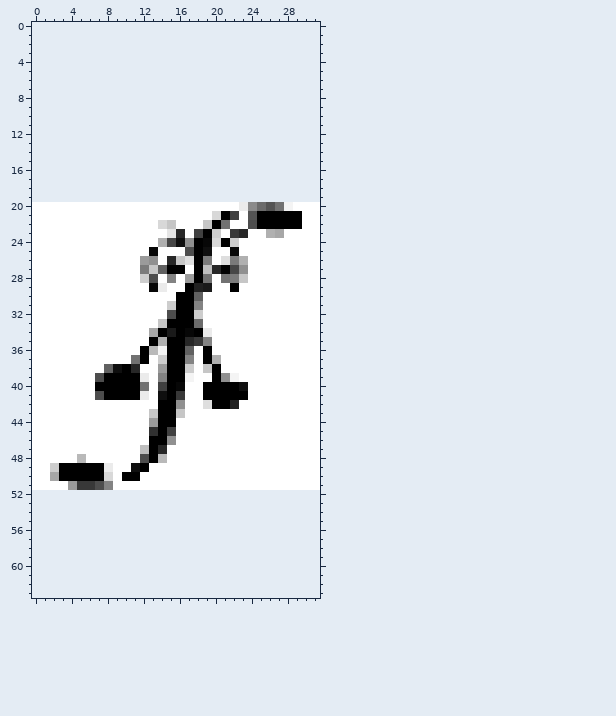
Pixel-art sprite -- Mapa Betas/Beta 1/Main/Main/Imagenes/enemigo1.png. The picture above is the old version.
The file is 32x32 pixels. Colours within 5 levels of each other are drawn and written as one. The old version is drawn lined up with the new one, on the new canvas.
The same view after the edit:
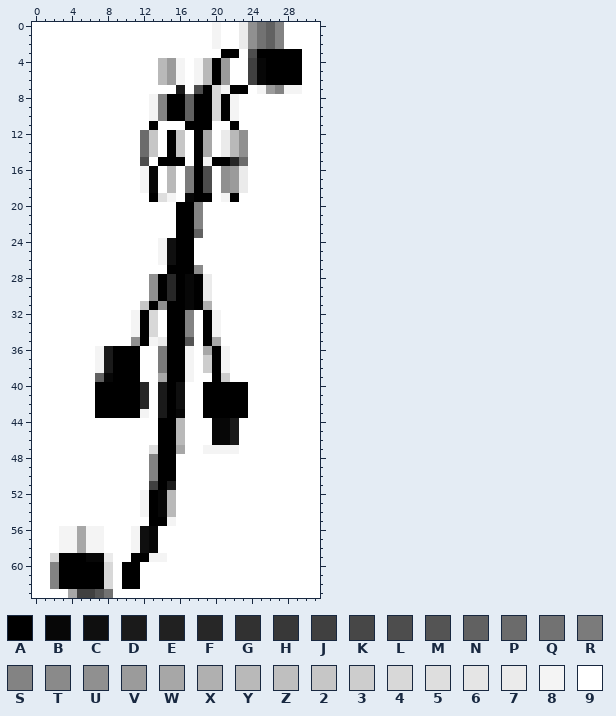
Palette (. is transparent): A #000000  B #070707  C #0f0f0f  D #1a1a1a  E #212121  F #272727  G #313131  H #383838  J #404040  K #474747  L #4d4d4d  M #545454  N #616161  P #6b6b6b  Q #727272  R #7b7b7b  S #838383  T #8a8a8a  U #909090  V #9b9b9b  W #a7a7a7  X #b0b0b0  Y #b9b9b9  Z #bfbfbf  2 #c6c6c6  3 #cdcdcd  4 #d8d8d8  5 #dedede  6 #e5e5e5  7 #ebebeb  8 #f4f4f4  9 #ffffff
The author wrote: Enemigos arreglados Los enemigo1 deben ser de 32 x 64
Difference:
canvas 32x32 -> 32x64, the old top-left corner now at 0,20
Changed rows in their new state; - is an unchanged pixel.
first column x 0:
 0 999999999999999999998997UQNS9999
 1 999999999999999999998997UQNS9999
 2 999999999999999999998997UQNS9999
 3 999999999999999999999AA9LAAAAA99
 4 99999999999999YV898YAV99JBAAAA99
 5 99999999999999YV898YAV99JBAAAA99
 6 99999999999999YV898YAV99JBAAAA99
 7 9999999999999999D9LA48AA98VS8899
 8 99999999999998SAANAA4A8999999999
 9 99999999999998SAANAA4A8999999999
10 99999999999998SAANAA4A8999999999
11 9999999999999A999AAA99A999999999
12 999999999999P29A29AW97YU99999999
13 999999999999P29A29AW97YU99999999
14 999999999999P29A29AW97YU99999999
15 999999999999L9AAA9A8AAFP99999999
16 9999999999998B9Y9RAL9UV799999999
17 9999999999998B9Y9RAL9UV799999999
18 9999999999998B9Y9RAL9UV799999999
19 9999999999999A589BAA98A999999999
20 ----------------AAS----999999---
21 ----------------AAS-999-999999--
22 --------------99AAS999--999999--
23 ---------------9AAN99-99--99----
24 --------------8CAA99999---------
25 -------------98CAA99--9---------
26 ------------998CAA99-999--------
27 ------------999--AT99999--------
28 ------------9UAFAB-7-999--------
29 -------------UAFABA7--9---------
30 -------------UAF-BA7------------
31 ------------2AUA-BAX------------
32 -----------8A4-A-S9A8-----------
33 -----------8A49--S9A8-----------
34 -----------8A49A-S9A8-----------
35 -----------UA87--M9AW-----------
36 -------8DAAA99R--8-WA8----------
37 -------8DAAA9-R--8-3A8----------
38 -------8DA-A--R--8-3-8----------
39 -------NB---9-W------39---------
40 ------------F-D-C------A--------
41 -------A----F-D-C---------------
42 -------AAAAAF-D-C--A--AA--------
43 -------AAAAA89D-B--AAAAA--------
44 -------------9--Y---BBD---------
45 -------------9-AY---BBD---------
46 -------------9-AY---BBD---------
47 ------------95AAW--8888---------
48 -----9------9SAA----------------
49 --9999999--99SAA----------------
50 --9999999-99-SAA----------------
51 ----99999----JAD----------------
52 9999999999998ABY9999999999999999
53 9999999999998ABY9999999999999999
54 9999999999998ABY9999999999999999
55 9999999999999AA89999999999999999
56 99988W889998CB999999999999999999
57 99988W889998CB999999999999999999
58 99988W889998CB999999999999999999
59 994AAABB799AA8899999999999999999
60 99SAAAAA49AA99999999999999999999
61 99SAAAAA49AA99999999999999999999
62 99SAAAAA49AA99999999999999999999
63 9999WJJMQ99999999999999999999999
Boxes around the changes in both pictures, in picture pixels (x1, y1, x2, y2):
changed: (32, 22, 320, 598)
